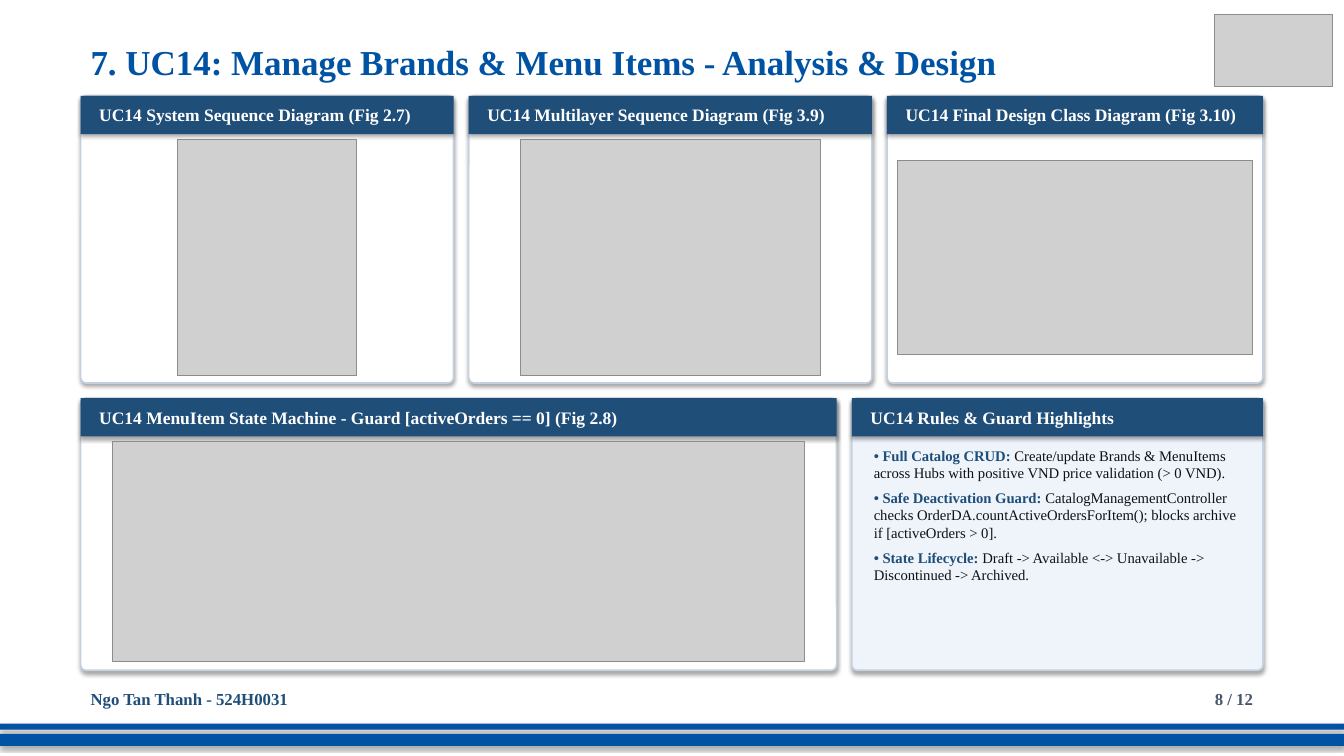
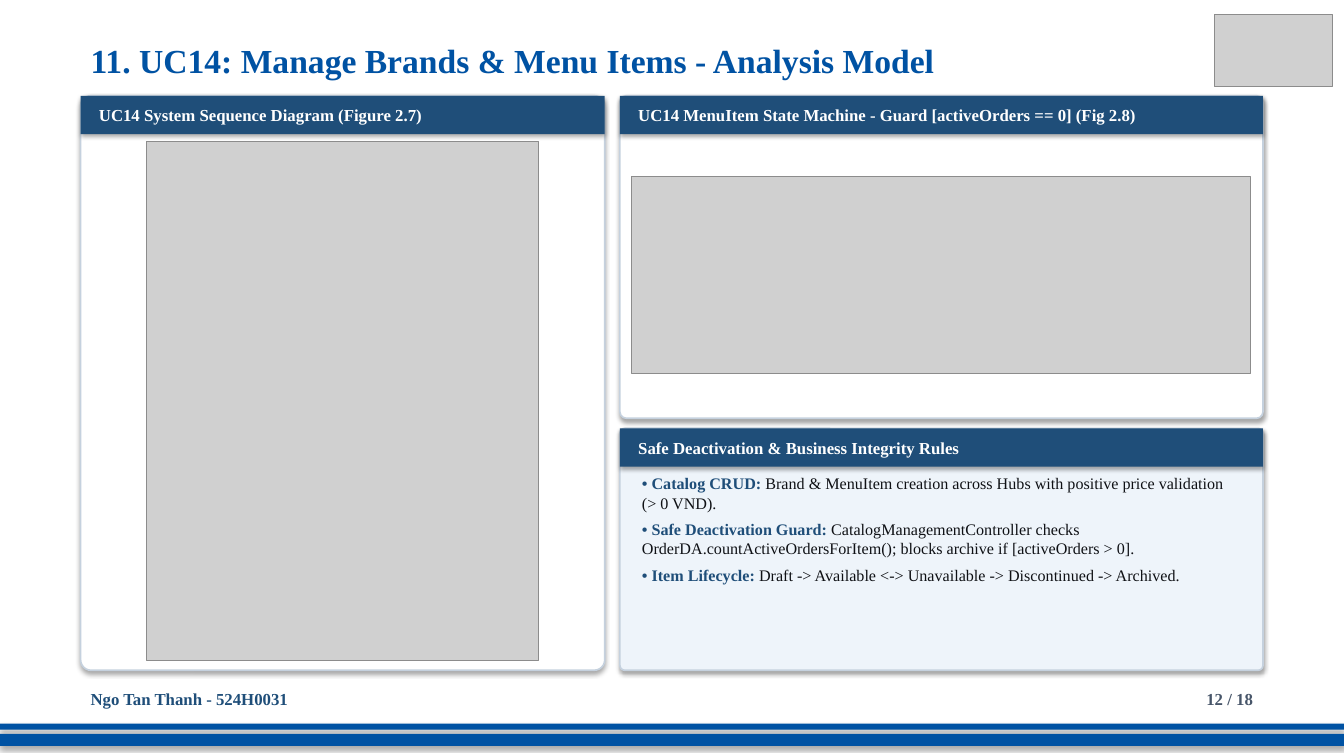
Before and after one commit to DoQuocTrung06/SaigonBite-RAD-TeamF10, a slide deck: slide 12 of Part_2/TeamF10_Presentation_for_SaigonBite.pptx (slide 8 before the commit). Drawn at 1344x756 pixels with LibreOffice and Linux fonts; fonts in the diff are those of the drawing; grey boxes stand for pictures. Boxes give left, top, right and bottom in pixels: in the first picture for what was removed or moved away, otherwise in the second. Text is boxed around its words. In the diff, an @@ line names an element or a change of style, - is before the commit and + after.

```diff
--- a/Part_2/TeamF10_Presentation_for_SaigonBite.pptx
+++ b/Part_2/TeamF10_Presentation_for_SaigonBite.pptx
@@ text at <box>91,49,934,80</box>: text changed; size 25 to 24 pt @@
-7. UC14: Manage Brands & Menu Items - Analysis & Design
+11. UC14: Manage Brands & Menu Items - Analysis Model
@@ rectangle "UC14 System Sequence Diagram (Figure ...": place and size @@
-rectangle "UC14 System Sequence Diagram (Figure ..." at <box>81,96,454,134</box>
+rectangle "UC14 System Sequence Diagram (Figure ..." at <box>81,96,605,134</box>
@@ rounded rectangle: place and size @@
-rounded rectangle at <box>81,96,454,383</box>
+rounded rectangle at <box>81,96,605,670</box>
@@ text in rectangle at <box>99,109,422,125</box>: text changed; size 12.5 to 12 pt @@
-UC14 System Sequence Diagram (Fig 2.7)
+UC14 System Sequence Diagram (Figure 2.7)
@@ rectangle removed at <box>469,96,872,134</box> @@
-UC14 Multilayer Sequence Diagram (Fig 3.9)
@@ rounded rectangle: place and size @@
-rounded rectangle at <box>469,96,872,383</box>
+rounded rectangle at <box>620,96,1263,418</box>
@@ rectangle "UC14 MenuItem State Machine - ...": place and size @@
-rectangle "UC14 MenuItem State Machine - ..." at <box>81,398,837,437</box>
+rectangle "UC14 MenuItem State Machine - ..." at <box>620,96,1263,134</box>
@@ rectangle "UC14 MenuItem State Machine - ..." at <box>620,96,1263,134</box>: size 12.5 to 12 pt @@
@@ rounded rectangle removed at <box>887,96,1263,383</box> @@
@@ rectangle removed at <box>887,96,1263,134</box> @@
-UC14 Final Design Class Diagram (Fig 3.10)
@@ picture: place and size @@
-picture at <box>177,139,356,376</box>
+picture at <box>147,141,539,660</box>
@@ picture removed at <box>520,139,821,376</box> @@
@@ picture: place and size @@
-picture at <box>112,442,805,661</box>
+picture at <box>632,177,1251,374</box>
@@ picture removed at <box>897,161,1253,355</box> @@
@@ rounded rectangle removed at <box>81,398,837,670</box> @@
@@ rectangle removed at <box>852,398,1263,437</box> @@
-UC14 Rules & Guard Highlights
@@ rounded rectangle: place and size @@
-rounded rectangle at <box>852,398,1263,670</box>
+rounded rectangle at <box>620,429,1263,670</box>
@@ rectangle added at <box>620,429,1263,467</box>, fill #1F4E79, 12 pt, text #FFFFFF, bold @@
+Safe Deactivation & Business Integrity Rules
@@ text "• Catalog CRUD: Brand & ...": place and size @@
-text "• Catalog CRUD: Brand & ..." at <box>874,450,1236,580</box>
+text "• Catalog CRUD: Brand & ..." at <box>642,477,1223,585</box>
@@ text at <box>652,477,1223,512</box>: text changed; size 10.5 to 11.5 pt @@
-• Full Catalog CRUD: Create/update Brands & MenuItems across Hubs with positive VND price validation (> 0 VND).
+• Catalog CRUD: Brand & MenuItem creation across Hubs with positive price validation (> 0 VND).
@@ text at <box>642,523,1134,557</box>: size 10.5 to 11.5 pt in "• Safe Deactivation Guard: CatalogManagementController check ..." @@
@@ text at <box>652,569,1180,585</box>: text changed; size 10.5 to 11.5 pt @@
-• State Lifecycle: Draft -> Available <-> Unavailable -> Discontinued -> Archived.
+• Item Lifecycle: Draft -> Available <-> Unavailable -> Discontinued -> Archived.
@@ text at <box>1206,694,1253,705</box>: text changed @@
-8 / 12
+12 / 18
```
Also in this commit, not shown: 11 other slides changed, 6 slides added.
